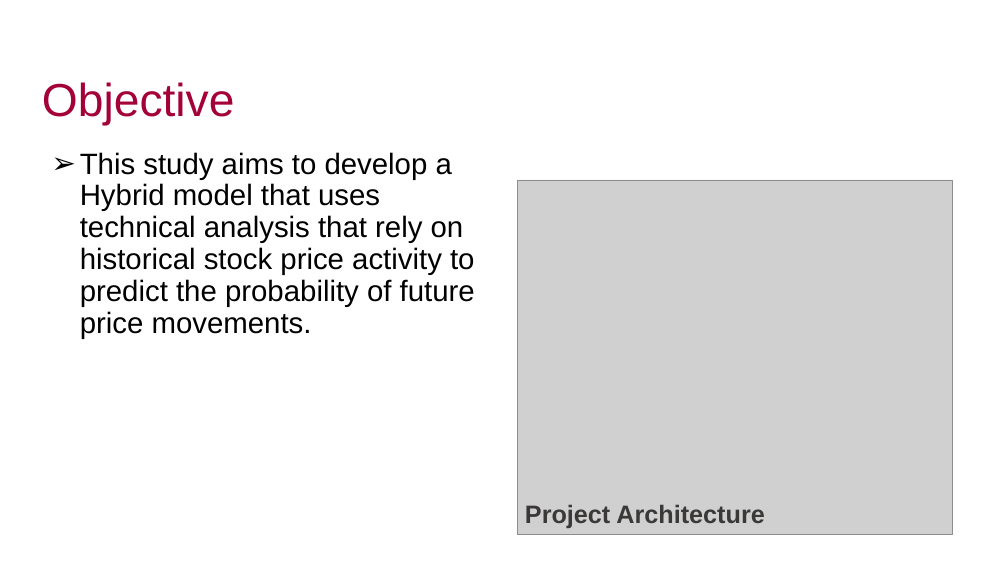
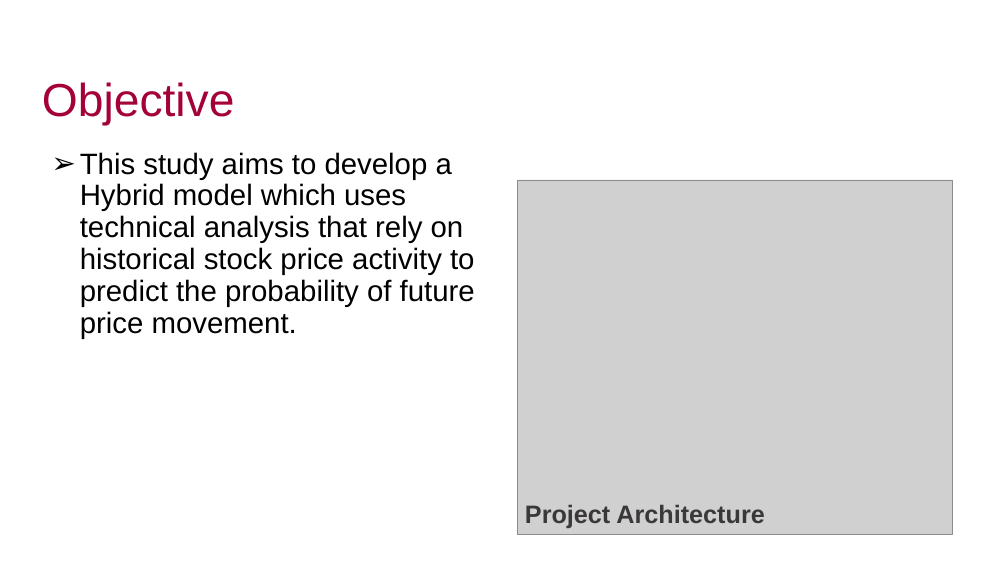
Before and after one commit to j-anne/dissertation-UEL-CN-7000, a slide deck: slide 2 of Thesis_presentation.Unicaf.pptx. Drawn at 1008x567 pixels with LibreOffice and Linux fonts; fonts in the diff are those of the drawing; grey boxes stand for pictures; background and template pictures are left out. Boxes give left, top, right and bottom in pixels: in the first picture for what was removed or moved away, otherwise in the second. Text is boxed around its words. In the diff, an @@ line names an element or a change of style, - is before the commit and + after.

```diff
--- a/Thesis_presentation.Unicaf.pptx
+++ b/Thesis_presentation.Unicaf.pptx
@@ text at box(80, 152, 475, 338): text changed @@
-➢ This study aims to develop a Hybrid model that uses technical analysis that rely on historical stock price activity to predict the probability of future price movements.
+➢ This study aims to develop a Hybrid model which uses technical analysis that rely on historical stock price activity to predict the probability of future price movement.
```
Also in this commit, not shown: 16 other slides changed, 6 slides added, 2 slides removed.
